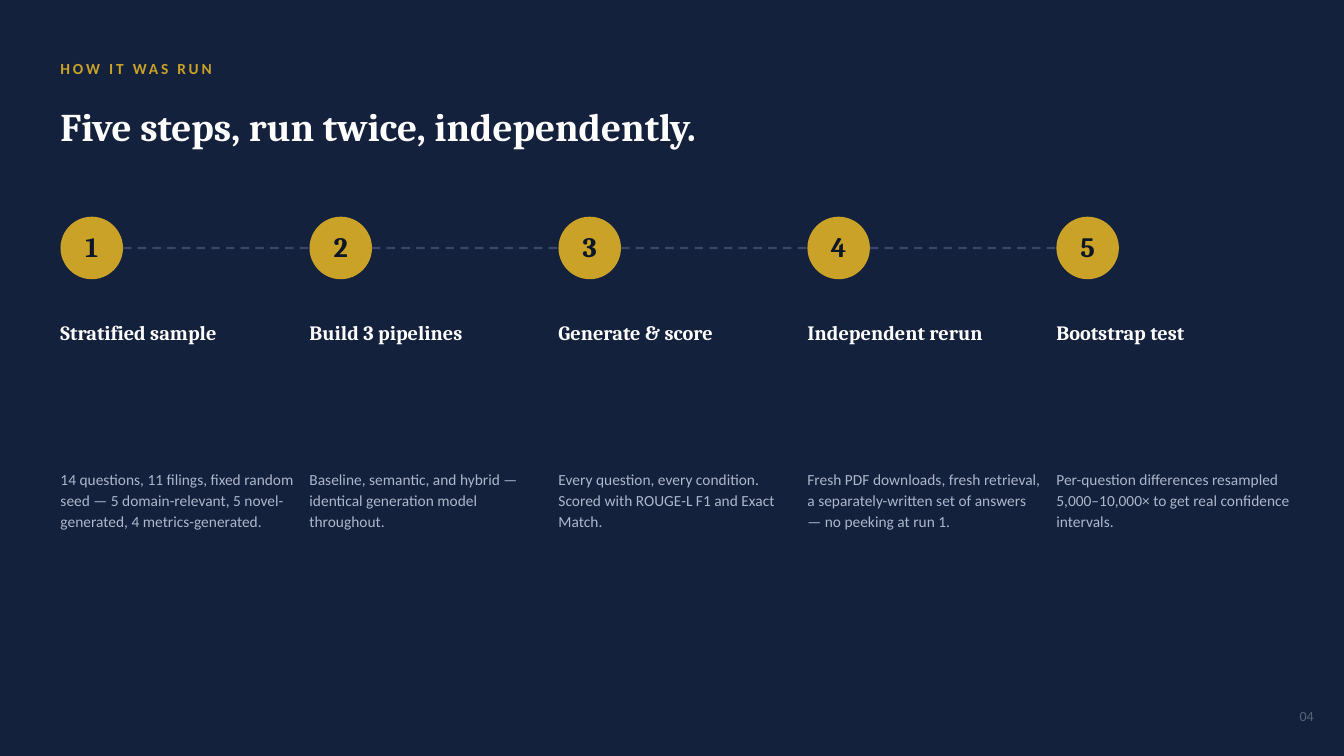
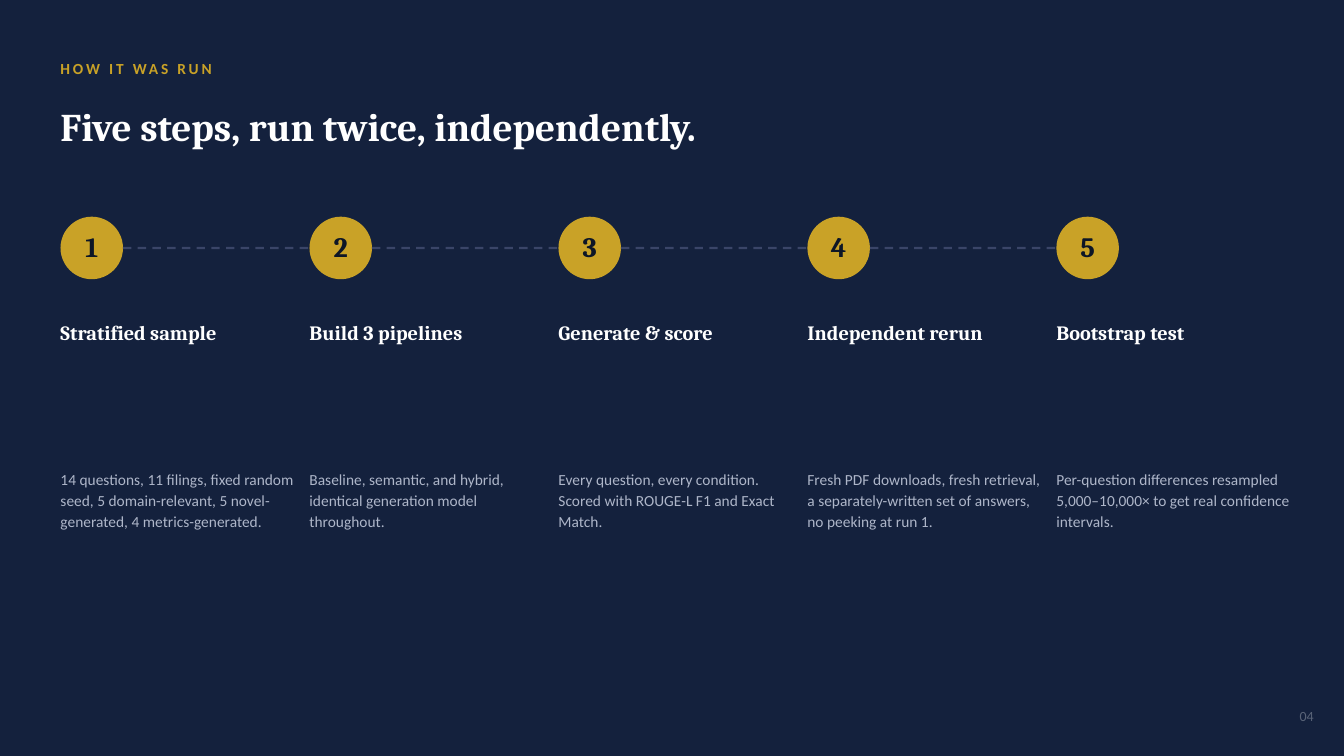
Before and after one commit to nv78/Research-semanticchunking, a slide deck: slide 4 of FinanceBench_Ablation_Deck.pptx. Drawn at 1344x756 pixels with LibreOffice and Linux fonts; fonts in the diff are those of the drawing. Boxes give left, top, right and bottom in pixels: in the first picture for what was removed or moved away, otherwise in the second. Text is boxed around its words. In the diff, an @@ line names an element or a change of style, - is before the commit and + after.

```diff
--- a/FinanceBench_Ablation_Deck.pptx
+++ b/FinanceBench_Ablation_Deck.pptx
@@ text at bbox=[60, 474, 293, 530]: text changed @@
-14 questions, 11 filings, fixed random seed — 5 domain-relevant, 5 novel-generated, 4 metrics-generated.
+14 questions, 11 filings, fixed random seed, 5 domain-relevant, 5 novel-generated, 4 metrics-generated.
@@ text at bbox=[309, 474, 504, 530]: text changed @@
-Baseline, semantic, and hybrid — identical generation model throughout.
+Baseline, semantic, and hybrid, identical generation model throughout.
@@ text at bbox=[807, 474, 1040, 530]: text changed @@
-Fresh PDF downloads, fresh retrieval, a separately-written set of answers — no peeking at run 1.
+Fresh PDF downloads, fresh retrieval, a separately-written set of answers, no peeking at run 1.
```
Also in this commit, not shown: 13 other slides changed, 2 other files.
